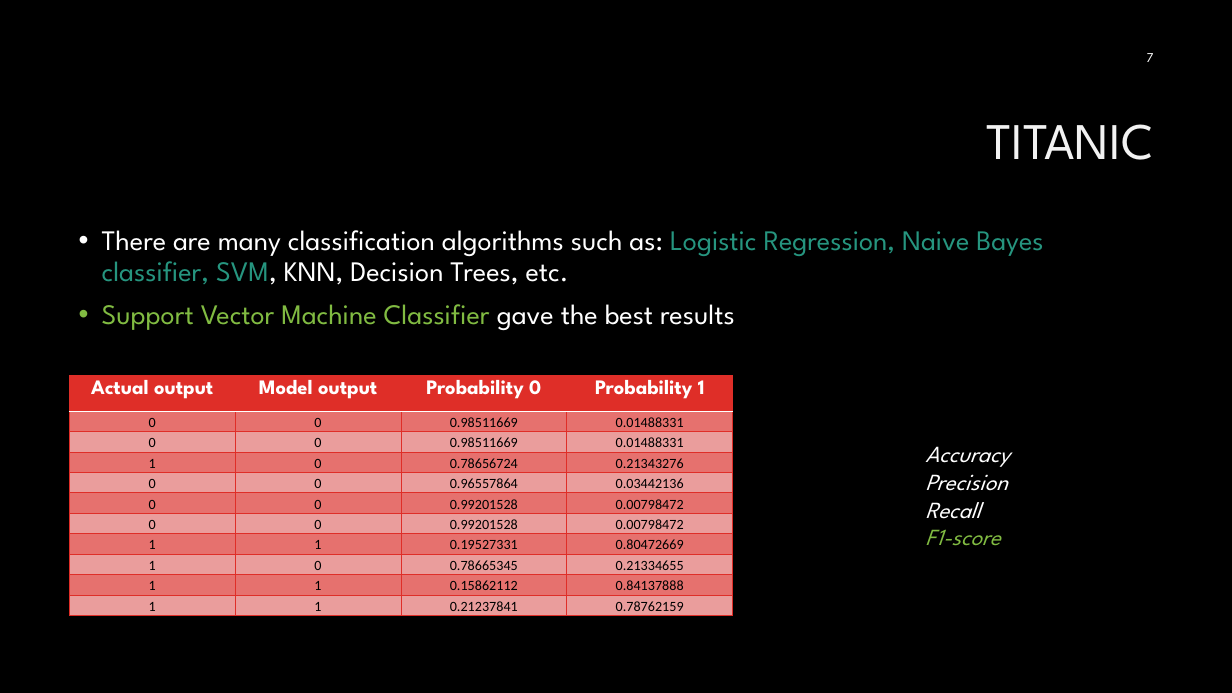
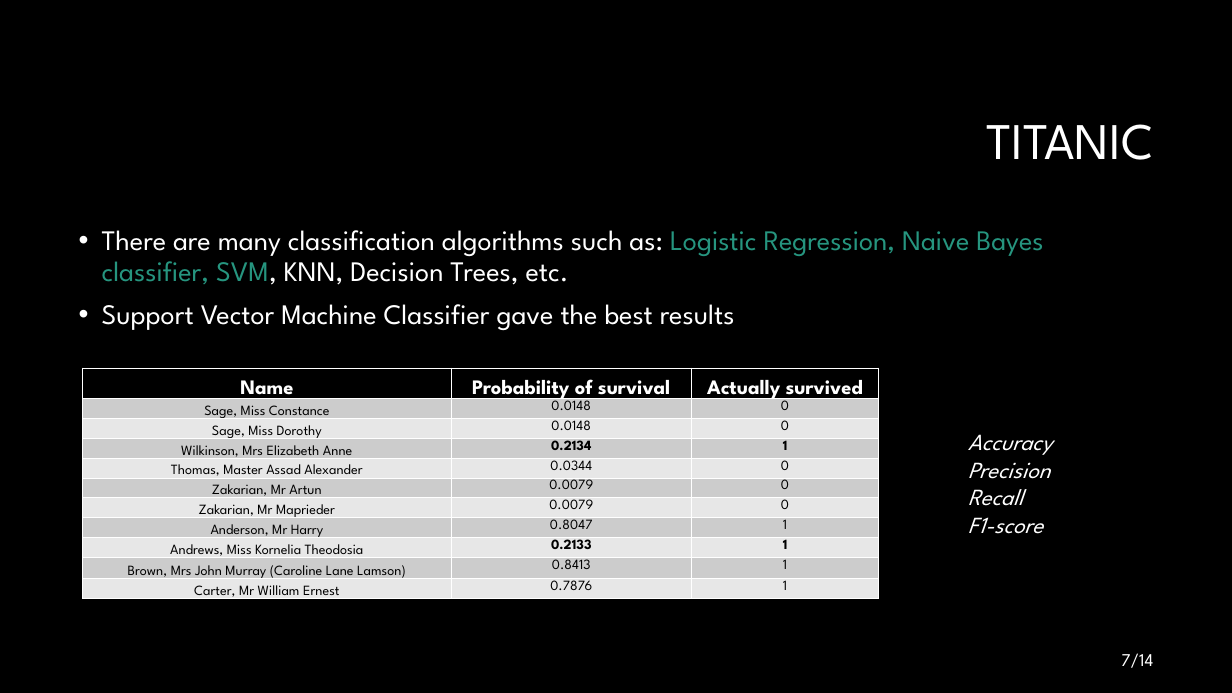
Before and after one commit to mehmedkadric/internship, a slide deck: slide 7 of demoPresentation/DemoPresentation.pptx. Drawn at 1232x693 pixels with LibreOffice and Linux fonts; fonts in the diff are those of the drawing; background and template pictures are left out. Boxes give left, top, right and bottom in pixels: in the first picture for what was removed or moved away, otherwise in the second. Text is boxed around its words. In the diff, an @@ line names an element or a change of style, - is before the commit and + after.

Commit message:
presentation done

```diff
--- a/demoPresentation/DemoPresentation.pptx
+++ b/demoPresentation/DemoPresentation.pptx
@@ text at <box>102,304,735,330</box>: text colour #81BB42 to #FFFFFF in "Support Vector Machine Classifier" @@
@@ table removed at <box>69,375,735,616</box>, 11 rows, 4 columns @@
-Actual output | Model output | Probability 0 | Probability 1
-0 | 0 | 0.98511669 | 0.01488331
-0 | 0 | 0.98511669 | 0.01488331
-1 | 0 | 0.78656724 | 0.21343276
-0 | 0 | 0.96557864 | 0.03442136
-0 | 0 | 0.99201528 | 0.00798472
-0 | 0 | 0.99201528 | 0.00798472
-1 | 1 | 0.19527331 | 0.80472669
-1 | 0 | 0.78665345 | 0.21334655
-1 | 1 | 0.15862112 | 0.84137888
-1 | 1 | 0.21237841 | 0.78762159
@@ table added at <box>83,369,880,604</box>, 11 rows, 3 columns @@
+Name | Probability of survival | Actually survived
+Sage, Miss Constance | 0.0148 | 0
+Sage, Miss Dorothy | 0.0148 | 0
+Wilkinson, Mrs Elizabeth Anne | 0.2134 | 1
+Thomas, Master Assad Alexander | 0.0344 | 0
+Zakarian, Mr Artun | 0.0079 | 0
+Zakarian, Mr Maprieder | 0.0079 | 0
+Anderson, Mr Harry | 0.8047 | 1
+Andrews, Miss Kornelia Theodosia | 0.2133 | 1
+Brown, Mrs John Murray (Caroline Lane Lamson) | 0.8413 | 1
+Carter, Mr William Ernest | 0.7876 | 1
@@ text "Accuracy": place and size @@
-text "Accuracy" at <box>925,446,1009,546</box>
+text "Accuracy" at <box>968,434,1052,534</box>
@@ text at <box>968,517,1043,534</box>: text colour #81BB42 to #FFFFFF in "F1-score" @@
@@ page number at <box>1121,653,1153,668</box>: text changed; size 10.5 to 14 pt @@
-7
+7/14
```
Also in this commit, not shown: 12 other slides changed, 1 slide added, 1 slide removed, 2 other files.
